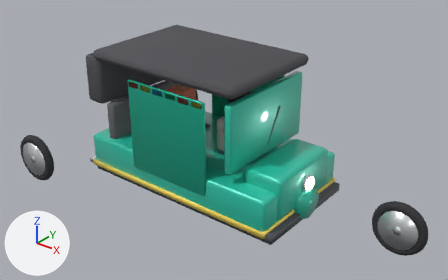
Before and after pictures for a commit that changed the glTF model assets/models/cng-autorickshaw.glb.
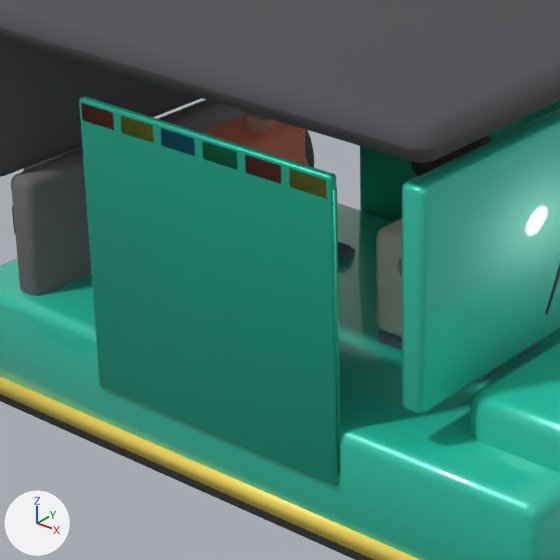
The first picture shows the older version from a 50 mm camera at (3.75, -4.52, 3.59) aimed at (0.18, -0.06, 0.82). The close-ups show the older and then the newer version on the part from 23% to 61% of the width and 18% to 78% of the height of that picture. Only the edits that show in the close-ups are written down. The lights are fixed; the arrows at lower left show +X, +Y and +Z. Where no turn or scale is listed for an object, it has been applied to the vertices.

Script lines for the objects in view, before the commit:
```python
ob_driver_arm_l = bpy.data.objects.new('Driver_Arm_L', me_cone_030)
ob_driver_arm_l.parent = ob_cng_driver
ob_driver_arm_l.location = (0.14, -0.19, 0.98)
ob_driver_arm_l.rotation_euler = (2.009, 0.0, 1.212)  # degrees (115, 0, 69)
ob_driver_cranium = bpy.data.objects.new('Driver_Cranium', me_sphere_002)
ob_driver_cranium.location = (0.34, 0.0, 1.28)
ob_driver_hair = bpy.data.objects.new('Driver_Hair', me_sphere_004)
ob_driver_hair.location = (0.325, 0.0, 1.32)
ob_driver_neck = bpy.data.objects.new('Driver_Neck', me_cone_028)
ob_driver_neck.parent = ob_cng_driver
ob_driver_neck.location = (0.07, 0.0, 1.13)
ob_driver_neck.rotation_euler = (0.197, 0.0, 1.571)  # degrees (11, 0, 90)
ob_driver_pelvis = bpy.data.objects.new('Driver_Pelvis', me_cube_030)
ob_driver_pelvis.location = (0.26, 0.0, 0.68)
ob_driver_thigh_l = bpy.data.objects.new('Driver_Thigh_L', me_cone_034)
ob_driver_thigh_l.parent = ob_cng_driver
ob_driver_thigh_l.location = (0.18, -0.1, 0.68)
ob_driver_thigh_l.rotation_euler = (1.571, 0.0, 1.571)  # degrees (90, 0, 90)
ob_driver_thigh_r = bpy.data.objects.new('Driver_Thigh_R', me_cone_036)
ob_driver_thigh_r.parent = ob_cng_driver
ob_driver_thigh_r.location = (0.18, 0.1, 0.68)
ob_driver_thigh_r.rotation_euler = (1.571, 0.0, 1.571)  # degrees (90, 0, 90)
ob_driver_torso = bpy.data.objects.new('Driver_Torso', me_cube_031)
ob_driver_torso.location = (0.28, 0.0, 0.92)
ob_frontnose = bpy.data.objects.new('FrontNose', me_cube_003)
ob_frontnose.location = (0.92, 0.0, 0.62)
# also in view: 'MeshBarV_L_7' at (0.42, -0.64, 1.0); 'CanvasRoof' at (-0.18, 0.0, 1.62); 'RearBackrest' at (-0.94, 0.0, 0.88); 'CanopyBackCurve' at (-1.1, 0.0, 1.34); 'FloorPan' at (0.0, 0.0, 0.32)
```
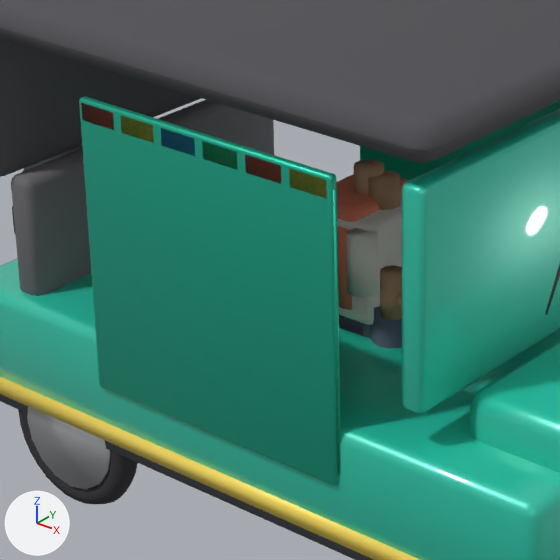
Where the change shows, as pixel boxes [x1, y1, x2, y2] in the close-ups (560 x 560 px):
'Driver_Torso', moved
    before: [376, 218, 402, 337]
    after: [337, 199, 402, 325]
'wheel_rear_left_rim', moved (not visible before)
    after: [27, 407, 110, 490]
'Pass_Torso', moved
    before: [202, 115, 306, 165]
    after: [336, 174, 409, 222]
'wheel_rear_left_tire', moved (not visible before)
    after: [18, 409, 138, 504]
'Driver_Arm_L', moved, turned (mostly hidden before)
    before: [396, 258, 402, 276]
    after: [347, 228, 378, 298]
'Pass_Neck', moved, turned
    before: [242, 113, 273, 132]
    after: [353, 159, 384, 196]
'Driver_Neck', moved, turned (not visible before)
    after: [368, 170, 400, 210]
'Driver_Thigh_L', moved, turned (mostly hidden before)
    before: [477, 365, 503, 382]
    after: [372, 306, 402, 348]
'Pass_Arm_L', moved, turned (not visible before)
    after: [338, 226, 352, 310]
'Driver_Hair', moved (not visible afterwards)
    before: [411, 135, 492, 176]
'Driver_Pelvis', moved
    before: [379, 329, 402, 350]
    after: [339, 315, 370, 338]
'wheel_rear_right_tire', moved (not visible afterwards)
    before: [305, 129, 314, 168]
'Pass_Pelvis', moved (not visible before)
    after: [339, 315, 364, 336]
'CNGPass_Cranium', moved (not visible afterwards)
    before: [243, 111, 272, 120]
'Driver_Thigh_R', moved, turned (not visible afterwards)
    before: [516, 341, 541, 358]
'Pass_Thigh_L', moved, turned (not visible before)
    after: [370, 325, 373, 341]

The edits, one by one:
Object 'Driver_Arm_L' (ob_driver_arm_l) turns from (115, 0, 69) to (0, 0, 0) degrees about x, y and z.
Object 'Driver_Arm_L' (ob_driver_arm_l) moves from (0.14, -0.19, 0.98) to (-0.1, -0.19, 0.98).
Object 'Driver_Cranium' (ob_driver_cranium) moves from (0.34, 0.0, 1.28) to (0.0, 0.0, 0.0).
Object 'Driver_Hair' (ob_driver_hair) moves from (0.325, 0.0, 1.32) to (-0.015, 0.0, 0.04).
Object 'Driver_Neck' (ob_driver_neck) turns from (11, 0, 90) to (0, 0, 0) degrees about x, y and z.
Object 'Driver_Neck' (ob_driver_neck) moves from (0.07, 0.0, 1.13) to (-0.17, 0.0, 1.13).
Object 'Driver_Pelvis' (ob_driver_pelvis) moves from (0.26, 0.0, 0.68) to (0.02, 0.0, 0.68).
Object 'Driver_Thigh_L' (ob_driver_thigh_l) turns from (90, 0, 90) to (0, 0, 0) degrees about x, y and z.
Object 'Driver_Thigh_L' (ob_driver_thigh_l) moves from (0.18, -0.1, 0.68) to (-0.06, -0.1, 0.68).
Object 'Driver_Thigh_R' (ob_driver_thigh_r) turns from (90, 0, 90) to (0, 0, 0) degrees about x, y and z.
Object 'Driver_Thigh_R' (ob_driver_thigh_r) moves from (0.18, 0.1, 0.68) to (-0.06, 0.1, 0.68).
Object 'Driver_Torso' (ob_driver_torso) moves from (0.28, 0.0, 0.92) to (0.04, 0.0, 0.92).
Object 'CNGPass_Cranium' (ob_cngpass_cranium) moves from (-0.58, 0.18, 1.3) to (0.0, 0.0, 0.0).
Object 'Pass_Arm_L' (ob_pass_arm_l) turns from (147, 0, 106) to (0, 0, 0) degrees about x, y and z.
Object 'Pass_Arm_L' (ob_pass_arm_l) moves from (0.05, -0.14, 0.93) to (0.67, -0.32, 0.93).
Object 'Pass_Arm_R' (ob_pass_arm_r) turns from (147, 0, 74) to (0, 0, 0) degrees about x, y and z.
Object 'Pass_Arm_R' (ob_pass_arm_r) moves from (0.05, 0.14, 0.93) to (0.67, -0.04, 0.93).
Object 'Pass_Neck' (ob_pass_neck) turns from (11, 0, 90) to (0, 0, 0) degrees about x, y and z.
Object 'Pass_Neck' (ob_pass_neck) moves from (0.01, 0.0, 1.15) to (0.63, -0.18, 1.15).
Object 'Pass_Pelvis' (ob_pass_pelvis) moves from (-0.62, 0.18, 0.68) to (0.0, 0.0, 0.68).
Object 'Pass_Thigh_L' (ob_pass_thigh_l) turns from (90, 0, 90) to (0, 0, 0) degrees about x, y and z.
Object 'Pass_Thigh_L' (ob_pass_thigh_l) moves from (0.16, -0.09, 0.68) to (0.78, -0.27, 0.68).
Object 'Pass_Torso' (ob_pass_torso) moves from (-0.64, 0.18, 0.94) to (-0.02, 0.0, 0.94).
Object 'wheel_rear_left_rim' (ob_wheel_rear_left_rim) moves from (-1.5, -1.16, 0.52) to (-0.75, -0.58, 0.26).
Object 'wheel_rear_left_tire' (ob_wheel_rear_left_tire) moves from (-1.5, -1.16, 0.52) to (-0.75, -0.58, 0.26).
Object 'wheel_rear_right_tire' (ob_wheel_rear_right_tire) moves from (-1.5, 1.16, 0.52) to (-0.75, 0.58, 0.26).
